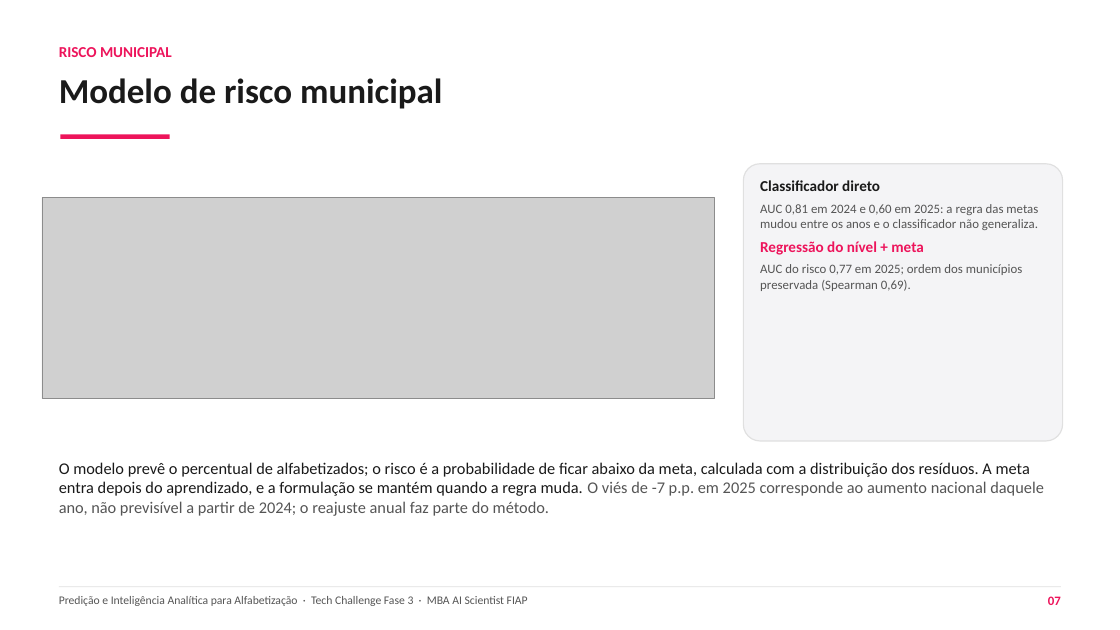
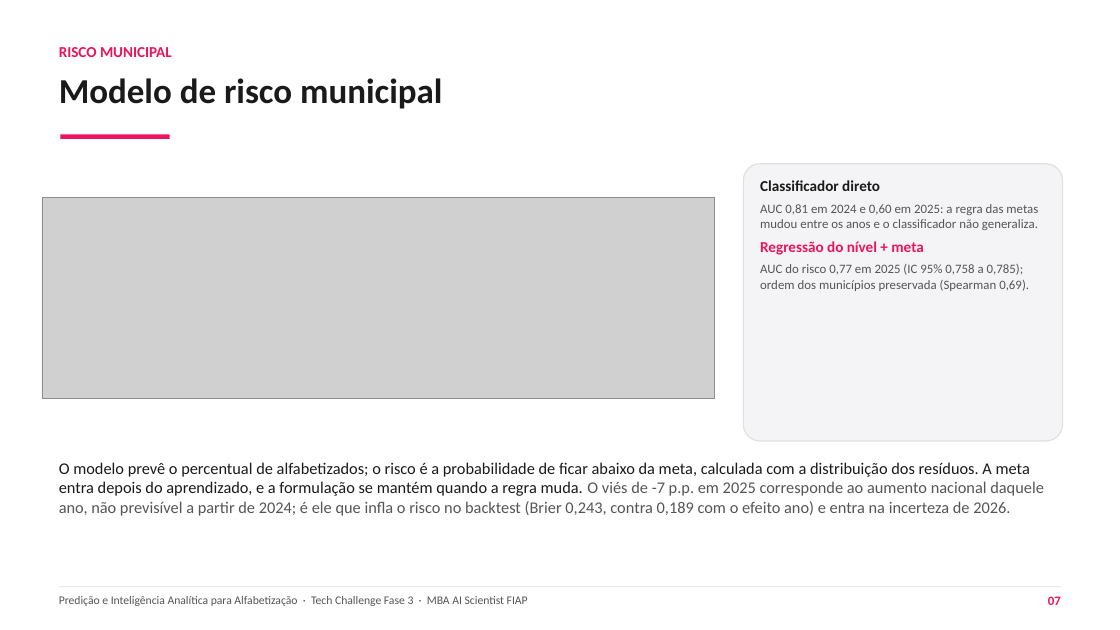
Before and after one commit to guillecosme/fiap-ai-scientist-tech-challenge-fase-03, a slide deck: slide 7 of reports/slides/RM372204 - Guilherme Cosme - Tech Challenge Fase 03.pptx. Drawn at 1120x630 pixels with LibreOffice and Linux fonts; fonts in the diff are those of the drawing; grey boxes stand for pictures. Boxes give left, top, right and bottom in pixels: in the first picture for what was removed or moved away, otherwise in the second. Text is boxed around its words. In the diff, an @@ line names an element or a change of style, - is before the commit and + after.

Commit message:
documentacao e deck com os intervalos de confianca e a leitura da calibracao do risco

```diff
--- a/reports/slides/RM372204 - Guilherme Cosme - Tech Challenge Fase 03.pptx
+++ b/reports/slides/RM372204 - Guilherme Cosme - Tech Challenge Fase 03.pptx
@@ text at box(760, 264, 1029, 291): text changed @@
-AUC do risco 0,77 em 2025; ordem dos municípios preservada (Spearman 0,69).
+AUC do risco 0,77 em 2025 (IC 95% 0,758 a 0,785); ordem dos municípios preservada (Spearman 0,69).
@@ text at box(59, 462, 1044, 516): text changed @@
-O modelo prevê o percentual de alfabetizados; o risco é a probabilidade de ficar abaixo da meta, calculada com a distribuição dos resíduos. A meta entra depois do aprendizado, e a formulação se mantém quando a regra muda. O viés de -7 p.p. em 2025 corresponde ao aumento nacional daquele ano, não previsível a partir de 2024; o reajuste anual faz parte do método.
+O modelo prevê o percentual de alfabetizados; o risco é a probabilidade de ficar abaixo da meta, calculada com a distribuição dos resíduos. A meta entra depois do aprendizado, e a formulação se mantém quando a regra muda. O viés de -7 p.p. em 2025 corresponde ao aumento nacional daquele ano, não previsível a partir de 2024; é ele que infla o risco no backtest (Brier 0,243, contra 0,189 com o efeito ano) e entra na incerteza de 2026.
```
Also in this commit, not shown: 1 other slide changed, 5 other files.
